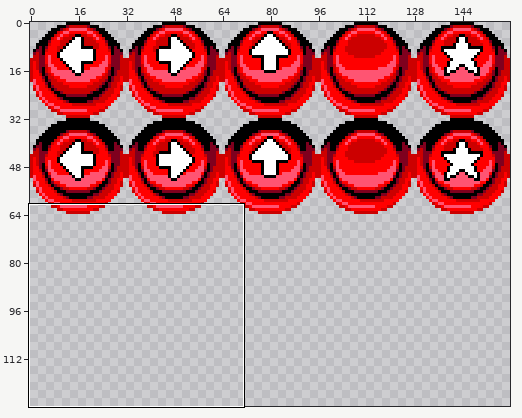
Sprite sheet, stored at rsc/img/buttons.png. The picture above shows the old version from afar; the outline marks the close-up.
Close-up. As it was:
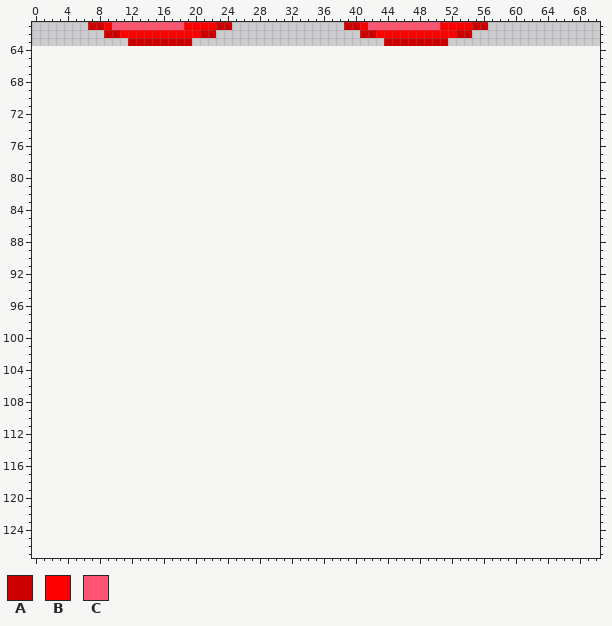
The file is 160x64 pixels. Shown: x 0..70, y 61..127. The old version is drawn lined up with the new one, on the new canvas.
Palette (. is transparent): A #cc0000  B #ff0000  C #ff5472
Pixels before (only the part around the change), first column x 0:
 61 .......AABCCCCCCCCCBBBBAA..............AABCCCCCCCCCBBBBAA..............
 62 .........AABBBBBBBBBBAA..................AABBBBBBBBBBAA................
 63 ............AAAAAAAA........................AAAAAAAA...................
 64 .......................................................................
 65 .......................................................................
 66 .......................................................................
 67 .......................................................................
 68 .......................................................................
 69 .......................................................................
 70 .......................................................................
 71 .......................................................................
 72 .......................................................................
 73 .......................................................................
 74 .......................................................................
 75 .......................................................................
 76 .......................................................................
 77 .......................................................................
 78 .......................................................................
 79 .......................................................................
 80 .......................................................................
 81 .......................................................................
 82 .......................................................................
 83 .......................................................................
 84 .......................................................................
 85 .......................................................................
 86 .......................................................................
 87 .......................................................................
 88 .......................................................................
 89 .......................................................................
 90 .......................................................................
 91 .......................................................................
 92 .......................................................................
 93 .......................................................................
 94 .......................................................................
 95 .......................................................................
 96 .......................................................................
 97 .......................................................................
 98 .......................................................................
 99 .......................................................................
100 .......................................................................
101 .......................................................................
102 .......................................................................
103 .......................................................................
104 .......................................................................
105 .......................................................................
106 .......................................................................
107 .......................................................................
108 .......................................................................
109 .......................................................................
110 .......................................................................
111 .......................................................................
112 .......................................................................
113 .......................................................................
114 .......................................................................
115 .......................................................................
116 .......................................................................
117 .......................................................................
118 .......................................................................
119 .......................................................................
120 .......................................................................
121 .......................................................................
122 .......................................................................
123 .......................................................................
124 .......................................................................
125 .......................................................................
126 .......................................................................
127 .......................................................................
And afterwards:
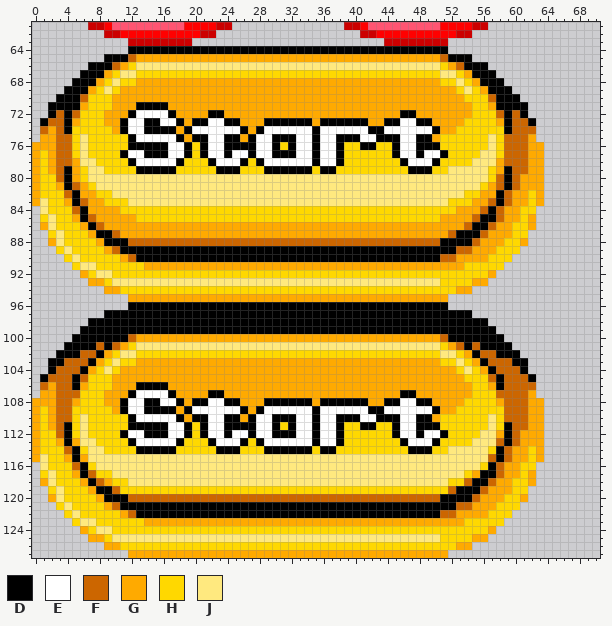
Colours new in this view: D #000000  E #ffffff  F #cc6600  G #ffaa00  H #ffd800  J #ffe97f
What changed:
canvas 160x64 -> 160x128
Changed rows in their new state; - is an unchanged pixel.
first column x 0:
 64 ------------DDDDDDDDDDDDDDDDDDDDDDDDDDDDDDDDDDDDDDDD------------
 65 ---------DDDFGGGGGGGGGGGGGGGGGGGGGGGGGGGGGGGGGGGGGGFDDD---------
 66 -------DDDFGHJJJJJJJJJJJJJJJJJJJJJJJJJJJJJJJJJJJJJJHGFDDD-------
 67 ------DDDGHJJHHHHHHHHHHHHHHHHHHHHHHHHHHHHHHHHHHHHHHJJHGDDD------
 68 -----DDDGHJHHGGGGGGGGGGGGGGGGGGGGGGGGGGGGGGGGGGGGGGHHJHGDDD-----
 69 ----DDDGHJHGGGGGGGGGGGGGGGGGGGGGGGGGGGGGGGGGGGGGGGGGGHJHGDDD----
 70 ---DDDFHHHGGGGGGGGGGGGGGGGGGGGGGGGGGGGGGGGGGGGGGGGGGGGHHHFDDD---
 71 --DDDDGHHHGGGDDDDGGGGGGGGGGGGGGGGGGGGGGGGGGGGGGGGGGGGGGHHGDDDD--
 72 --DFDFHHHGGGDEEEEDGGGGDDGGGGGGGGGGGGGGGGGGGGGGDDGGGGGGGHHHFDFD--
 73 -DFFDGHHHGGDEEDDEEDGDDEEDDGGGDDDDDDGDDDDDDGGDDEEDDGGGGHHHHGDFFD-
 74 -FGFDHHHHHGDEEDDDDGDEEEEEEDGDEEEEEEDEEEEEEDDEEEEEEDGGHHHHHHDFFF-
 75 -GGFFHJHHHHHDEEEEEDGDDEEDDGDEEDDDEEDEEDDDEEDDDEEDDGHHHHHHJHFFFG-
 76 GGGFFHJHHHHHDDDDDEEDHDEEDDDDEEDHDEEDEEDHHDDHHDEEDDDHHHHHHJHFFFGG
 77 GHGFFHJHHHHDEEDDDEEDHDEEDEEDEEDDDEEDEEDHHHHHHDEEDEEDHHHHJJHFFFGG
 78 GHGFFGJJHHHHDEEEEEDHHHDEEEDHDEEEEEEDEEDHHHHHHHDEEEDHHHHJJJGFFFGG
 79 GHGFDGHJJHHHHDDDDDHHHHHDDDHHHDDDDDDHDDHHHHHHHHHDDDHHJJJJJHGDFFGG
 80 GHHFDGHJJJJJJJJJJJJJJJJJJJJJJJJJJJJJJJJJJJJJJJJJJJJJJJJJJHFDFGGG
 81 GHHGDFGHJJJJJJJJJJJJJJJJJJJJJJJJJJJJJJJJJJJJJJJJJJJJJJJJHGFDFGGG
 82 GHHHFDGGHHJJJJJJJJJJJJJJJJJJJJJJJJJJJJJJJJJJJJJJJJJJJJHHGGDFGGHG
 83 GJHHGDFGGHHHJJJJJJJJJJJJJJJJJJJJJJJJJJJJJJJJJJJJJJJJHHHGGFDFGGHG
 84 -JHHHFDGGGGHHHHHHHHHHHHHHHHHHHHHHHHHHHHHHHHHHHHHHHHHHGGGFDFGGHH-
 85 -HJHHGDFGGGGGHHHHHHHHHHHHHHHHHHHHHHHHHHHHHHHHHHHHHHGGGGFDDFGGHG-
 86 -GJHHHGDFGGGGGGGGGGGGGGGGGGGGGGGGGGGGGGGGGGGGGGGGGGGGGFDDFGGHHG-
 87 --HJHHHGDDFGGGGGGGGGGGGGGGGGGGGGGGGGGGGGGGGGGGGGGGGGFDDDFGGGHH--
 88 --GJHHHHGDDDFFFFFFFFFFFFFFFFFFFFFFFFFFFFFFFFFFFFFFFDDDDFGGGHHG--
 89 ---HJHHHHGFDDDDDDDDDDDDDDDDDDDDDDDDDDDDDDDDDDDDDDDDDDFFGGGHHH---
 90 ----HJHHHHHGFDDDDDDDDDDDDDDDDDDDDDDDDDDDDDDDDDDDDDDFFGGGGHHH----
 91 -----HJJHHHHHHGGGGGGGGGGGGGGGGGGGGGGGGGGGGGGGGGGGGGGGGHHHHH-----
 92 ------GHJJHHHHHHHHHHHHHHHHHHHHHHHHHHHHHHHHHHHHHHHHHHHHHHHG------
 93 -------GGHJJJJJJJJJJJJJJJJJJJJJJJJJJJJJJJJJJJJJJJJJHHHHGG-------
 94 ---------GGHHHHHHHHHHHHHHHHHHHHHHHHHHHHHHHHHHHHHHHHHHGG---------
 95 ------------GGGGGGGGGGGGGGGGGGGGGGGGGGGGGGGGGGGGGGGG------------
 96 ------------DDDDDDDDDDDDDDDDDDDDDDDDDDDDDDDDDDDDDDDD------------
 97 ---------DDDDDDDDDDDDDDDDDDDDDDDDDDDDDDDDDDDDDDDDDDDDDD---------
 98 -------DDDDDDDDDDDDDDDDDDDDDDDDDDDDDDDDDDDDDDDDDDDDDDDDDD-------
 99 ------DDDDDDDDDDDDDDDDDDDDDDDDDDDDDDDDDDDDDDDDDDDDDDDDDDDD------
100 -----DDDDDDDFGGGGGGGGGGGGGGGGGGGGGGGGGGGGGGGGGGGGGGFDDDDDDD-----
101 ----DDDDFDFGHJJJJJJJJJJJJJJJJJJJJJJJJJJJJJJJJJJJJJJHGFDFDDDD----
102 ---DDDFFDGHJJHHHHHHHHHHHHHHHHHHHHHHHHHHHHHHHHHHHHHHJJHGDFFDDD---
103 --DDFFFDGHJHHGGGGGGGGGGGGGGGGGGGGGGGGGGGGGGGGGGGGGGHHJHGDFFFDD--
104 --DFFFDGHJHGGGGGGGGGGGGGGGGGGGGGGGGGGGGGGGGGGGGGGGGGGHJHGDFFFD--
105 -DFFFDFHHHGGGGGGGGGGGGGGGGGGGGGGGGGGGGGGGGGGGGGGGGGGGGHHHFDFFFD-
106 -FGFFDGHHHGGGDDDDGGGGGGGGGGGGGGGGGGGGGGGGGGGGGGGGGGGGGGHHGDFFFF-
107 -GGFFFHHHGGGDEEEEDGGGGDDGGGGGGGGGGGGGGGGGGGGGGDDGGGGGGGHHHFFFFG-
108 GGGFFGHHHGGDEEDDEEDGDDEEDDGGGDDDDDDGDDDDDDGGDDEEDDGGGGHHHHGFFFGG
109 GHGFFHHHHHGDEEDDDDGDEEEEEEDGDEEEEEEDEEEEEEDDEEEEEEDGGHHHHHHFFFGG
110 GHGFFHJHHHHHDEEEEEDGDDEEDDGDEEDDDEEDEEDDDEEDDDEEDDGHHHHHHJHFFFGG
111 GHGFDHJHHHHHDDDDDEEDHDEEDDDDEEDHDEEDEEDHHDDHHDEEDDDHHHHHHJHDFFGG
112 GHHFDHJHHHHDEEDDDEEDHDEEDEEDEEDDDEEDEEDHHHHHHDEEDEEDHHHHJJGDFGGG
113 GHHGDGJJHHHHDEEEEEDHHHDEEEDHDEEEEEEDEEDHHHHHHHDEEEDHHHHJJJFDFGGG
114 GHHHFDHJJHHHHDDDDDHHHHHDDDHHHDDDDDDHDDHHHHHHHHHDDDHHJJJJJHDFGGHG
115 GJHHGDGJJJJJJJJJJJJJJJJJJJJJJJJJJJJJJJJJJJJJJJJJJJJJJJJJJFDFGGHG
116 -JHHHFDHJJJJJJJJJJJJJJJJJJJJJJJJJJJJJJJJJJJJJJJJJJJJJJJJHDFGGHH-
117 -HJHHGDFHHJJJJJJJJJJJJJJJJJJJJJJJJJJJJJJJJJJJJJJJJJJJJHGDDFGGHG-
118 -GJHHHGDFGHHJJJJJJJJJJJJJJJJJJJJJJJJJJJJJJJJJJJJJJJJHHFDDFGGHHG-
119 --HJHHHGDDFHHHHHHHHHHHHHHHHHHHHHHHHHHHHHHHHHHHHHHHHHFDDDFGGGHH--
120 --GJHHHHGDDDFFFFFFFFFFFFFFFFFFFFFFFFFFFFFFFFFFFFFFFDDDDFGGGHHG--
121 ---HJHHHHGFDDDDDDDDDDDDDDDDDDDDDDDDDDDDDDDDDDDDDDDDDDFFGGGHHH---
122 ----HJHHHHHGFDDDDDDDDDDDDDDDDDDDDDDDDDDDDDDDDDDDDDDFFGGGGHHH----
123 -----HJJHHHHHHGGGGGGGGGGGGGGGGGGGGGGGGGGGGGGGGGGGGGGGGHHHHH-----
124 ------GHJJHHHHHHHHHHHHHHHHHHHHHHHHHHHHHHHHHHHHHHHHHHHHHHHG------
125 -------GGHJJJJJJJJJJJJJJJJJJJJJJJJJJJJJJJJJJJJJJJJJHHHHGG-------
126 ---------GGHHHHHHHHHHHHHHHHHHHHHHHHHHHHHHHHHHHHHHHHHHGG---------
127 ------------GGGGGGGGGGGGGGGGGGGGGGGGGGGGGGGGGGGGGGGG------------
